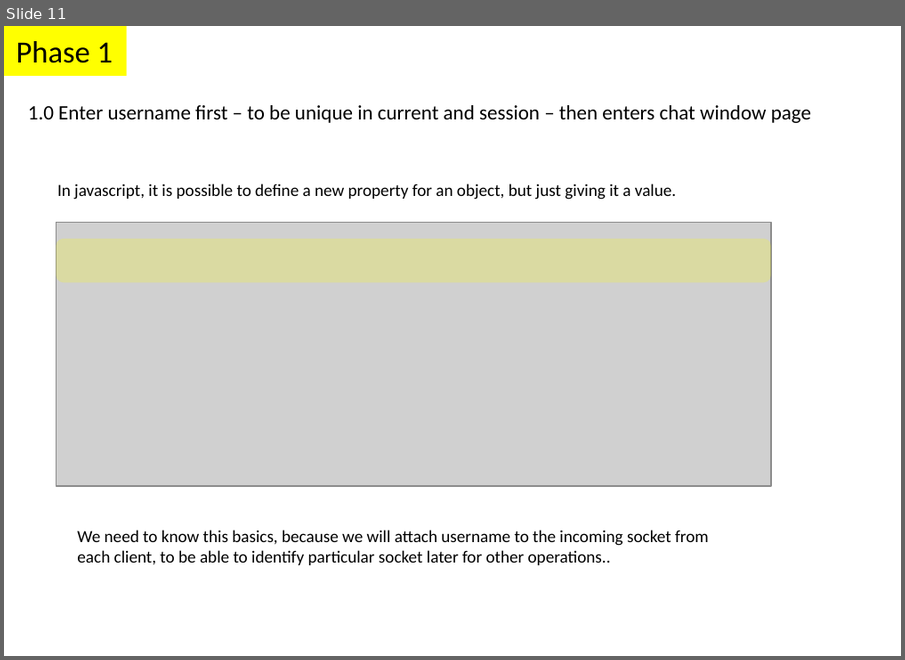
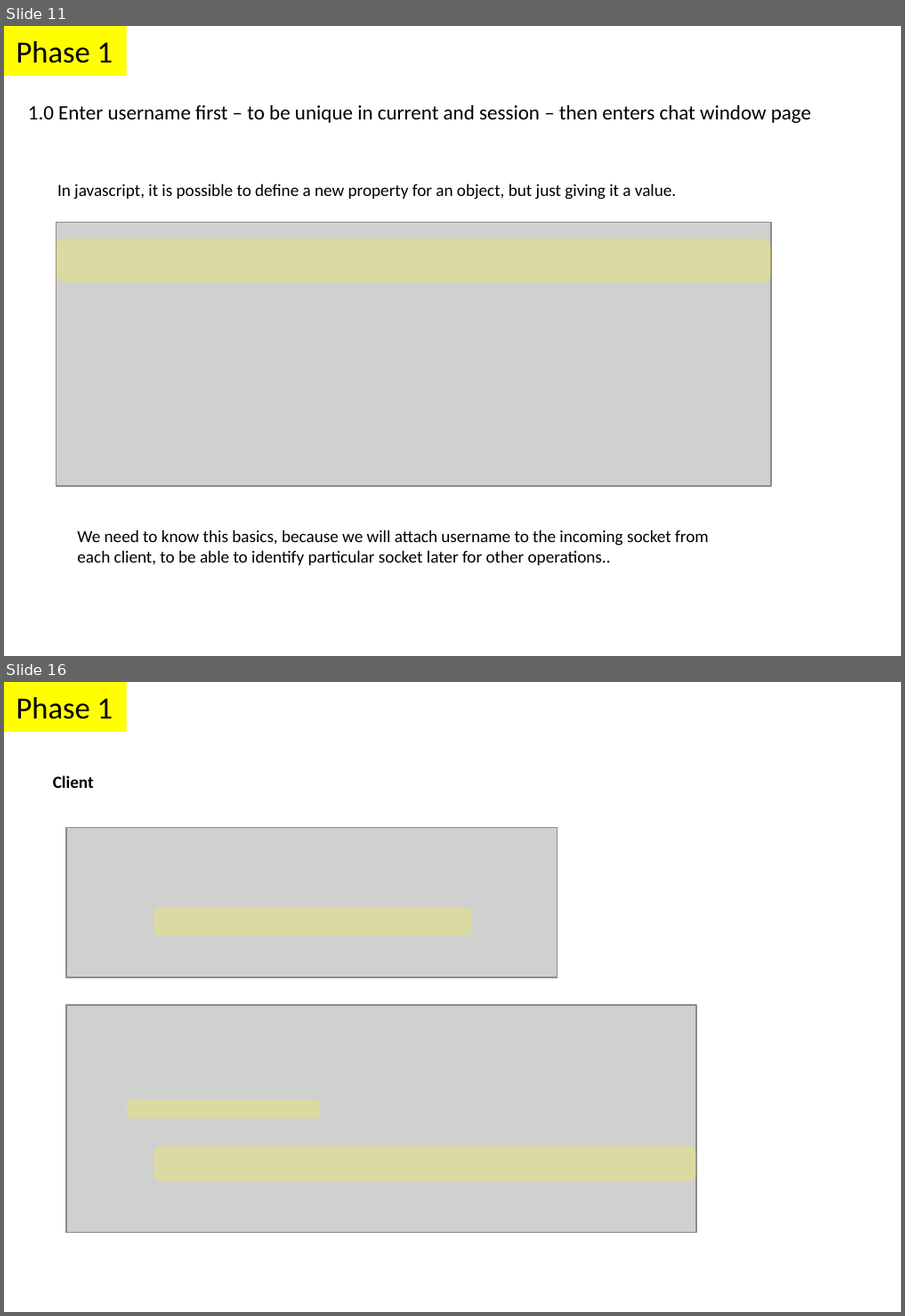
Before and after one commit to parthi2929/awesome-socket-io, a slide deck: Illustrations.pptx. Shown one above the other, each under a label of ours: slide 11 before the commit, slides 11 and 16 after it; the slides between them are not shown. The pictures are 905x660 and 905x1316 pixels, drawn with LibreOffice and Linux fonts; fonts in the diff are those of the drawing; grey boxes stand for pictures. Boxes give left, top, right and bottom in pixels: in the first picture for what was removed or moved away, otherwise in the second. Text is boxed around its words. In the diff, an @@ line names an element or a change of style, - is before the commit and + after.

Commit message:
Phase 1 Step 2 User Online Listing

```diff
--- a/Illustrations.pptx
+++ b/Illustrations.pptx
@@ slide 16 added at (x1=4, y1=682, x2=901, y2=1312), background #FFFFFF @@
@@ rectangle added at (x1=4, y1=682, x2=127, y2=731), fill #FFFF00, 18 pt, text #000000 @@
+Phase 1
@@ text added at (x1=53, y1=775, x2=94, y2=788), 10 pt, text #000000, bold @@
+Client
@@ picture added at (x1=67, y1=827, x2=558, y2=977) @@
@@ rounded rectangle added at (x1=154, y1=907, x2=472, y2=936), fill #FFFF00 at 22% opacity @@
@@ picture added at (x1=67, y1=1005, x2=698, y2=1233) @@
@@ rounded rectangle added at (x1=127, y1=1099, x2=319, y2=1118), fill #FFFF00 at 22% opacity @@
@@ rounded rectangle added at (x1=154, y1=1147, x2=696, y2=1181), fill #FFFF00 at 22% opacity @@
```
Also in this commit, not shown: 2 slides changed, 2 other slides added, 7 other files.
